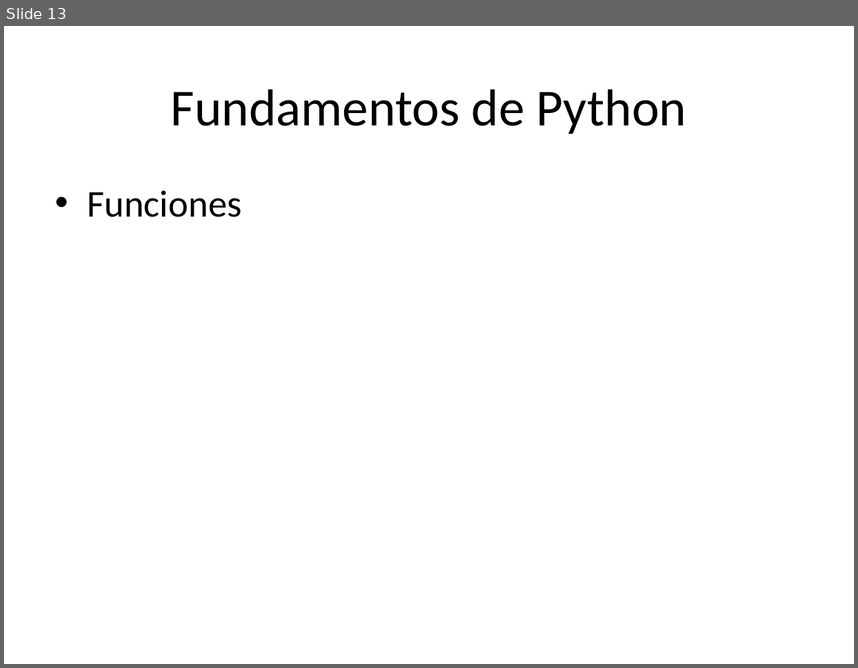
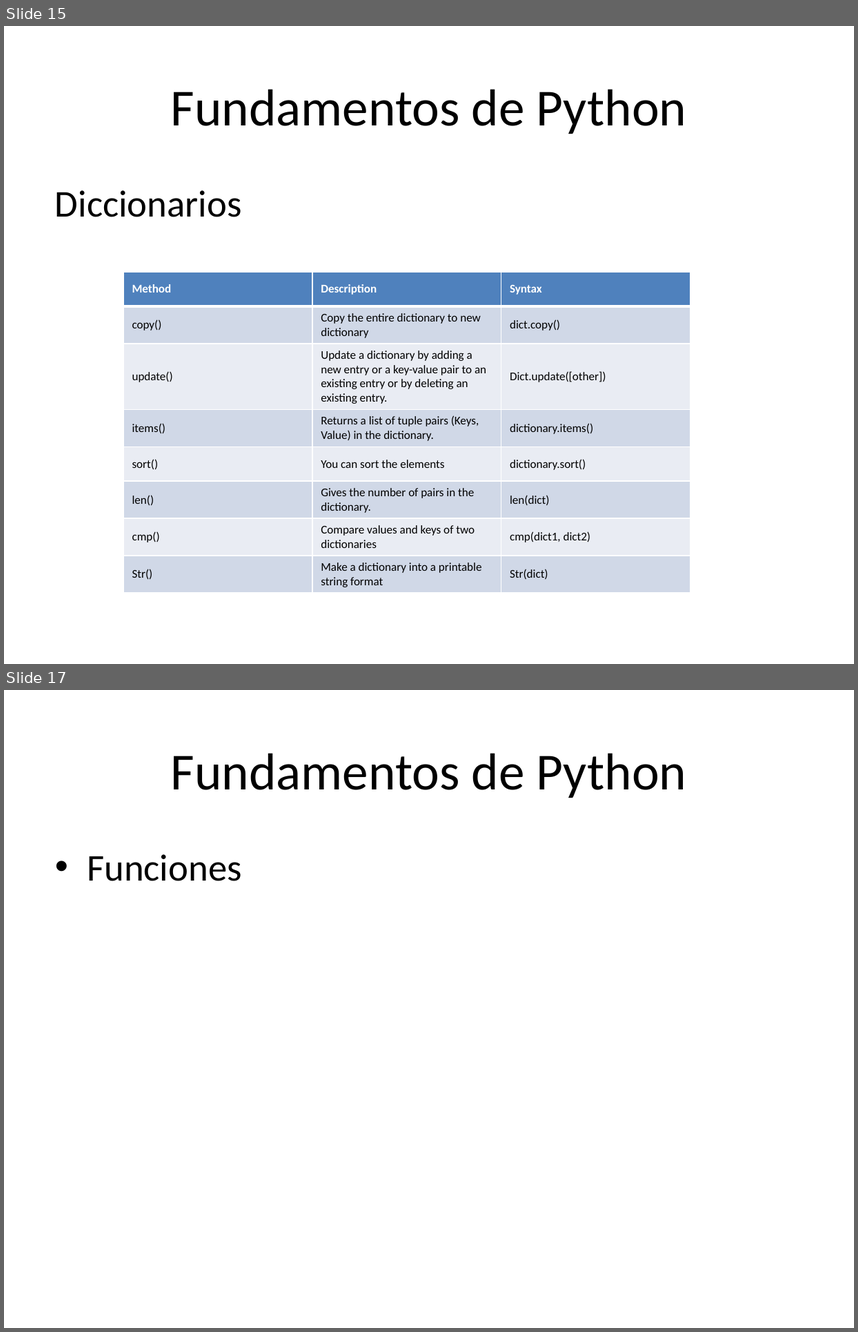
Before and after one commit to Kike-Ramirez/intro-py-td, a slide deck: docs/Python for TD Workshop - ROTOR.pptx. Shown one above the other, each under a label of ours: slide 13 before the commit, slides 15 and 17 after it; the slides between them are not shown. The pictures are 858x668 and 858x1332 pixels, drawn with LibreOffice and Linux fonts; fonts in the diff are those of the drawing. Boxes give left, top, right and bottom in pixels: in the first picture for what was removed or moved away, otherwise in the second. Text is boxed around its words. In the diff, an @@ line names an element or a change of style, - is before the commit and + after.

```diff
--- a/docs/Python for TD Workshop - ROTOR.pptx
+++ b/docs/Python for TD Workshop - ROTOR.pptx
@@ slide 15 added at <box>4,26,854,664</box>, background #FFFFFF @@
@@ title added at <box>171,89,687,134</box>, 44 pt, text #000000 @@
+Fundamentos de Python
@@ text added at <box>55,190,242,217</box>, 32 pt, text #000000 @@
+Diccionarios
@@ table added at <box>124,272,690,590</box>, 8 rows, 3 columns @@
+Method | Description | Syntax
+copy() | Copy the entire dictionary to new dictionary | dict.copy()
+update() | Update a dictionary by adding a new entry or a key-value pair to an existing entry or by deleting an existing entry. | Dict.update([other])
+items() | Returns a list of tuple pairs (Keys, Value) in the dictionary. | dictionary.items()
+sort() | You can sort the elements | dictionary.sort()
+len() | Gives the number of pairs in the dictionary. | len(dict)
+cmp() | Compare values and keys of two dictionaries | cmp(dict1, dict2)
+Str() | Make a dictionary into a printable string format | Str(dict)
@@ what was slide 13 is now slide 17 @@
```
Also in this commit, not shown: 2 slides changed, 3 other slides added, 8 other files.
